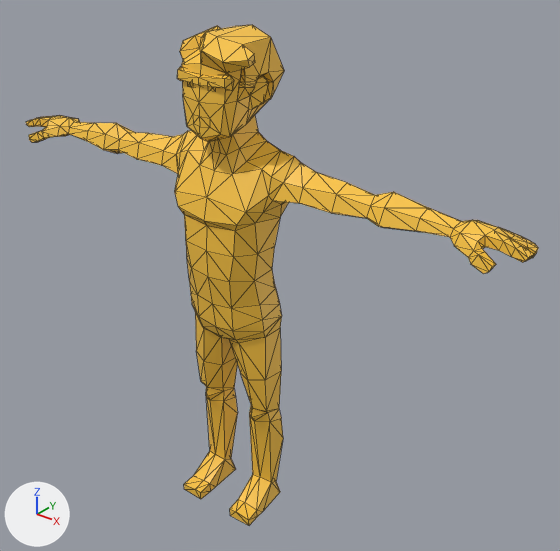
The glTF model public/animations/MaleDummyWalk.glb: old version first, new version second.
Both versions are drawn from a 50 mm lens placed at (1.87, -2.06, 2.41), pointed at (0.13, 0.11, 1.07). Arrows for +X, +Y and +Z are at lower left; the lights stay in place. Mesh edges are drawn as thin lines. Where no turn or scale is listed for an object, it has been applied to the vertices. Vertices at the same position are counted once.

In view in the first picture: 'Character_Hair_Male_01', 'Character_Male_Face_01'.
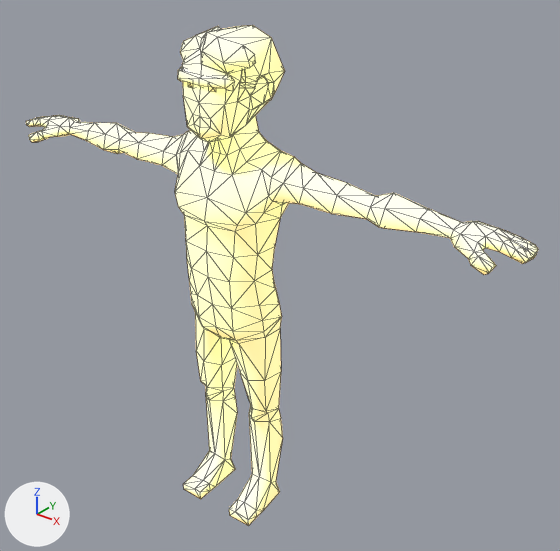
Boxes (x1, y1, x2, y2) around the edits, measured in the pictures (560 x 551 px):
'Character_Male_Face_01', recoloured, surface changed, shading changed: (26, 48, 538, 526) in both
'Character_Hair_Male_01', recoloured, surface changed: (180, 25, 285, 103) in both
part 1 of me_mesh_002, shading changed: (30, 70, 522, 447) in both

The change, as a diff of the scene's bpy script:
```diff
--- a/public/animations/MaleDummyWalk.glb.py
+++ b/public/animations/MaleDummyWalk.glb.py
@@ mat_material_001 @@
 mat_material_001 = principled_material('Material.001')
-mat_material_001.base_color = (0.965, 0.558, 0.0529)  # yellow #fbc541
+mat_material_001.base_color = (1.0, 1.0, 1.0)  # white #ffffff
+mat_material_001.metallic = 1.0
+mat_material_001.emission_strength = 1.0
+mat_material_001.roughness = 1.0
+mat_material_001.emission_color = (0.965, 0.558, 0.0529)  # yellow #fbc541
@@ me_mesh_002 @@
 me_mesh_002.from_pydata(...)  # 534 vertices, 1048 faces; spans x -1.13..1.15, y -0.19..0.15, z -0.02..1.99
 # used by ob_character_male_face_01; location = (0.0, 0.0, 0.0)
+# me_mesh_002 part 1: all faces are now shaded smooth (197 of 1048 changed)
 me_mesh_002.materials.append(mat_material_001)
```
